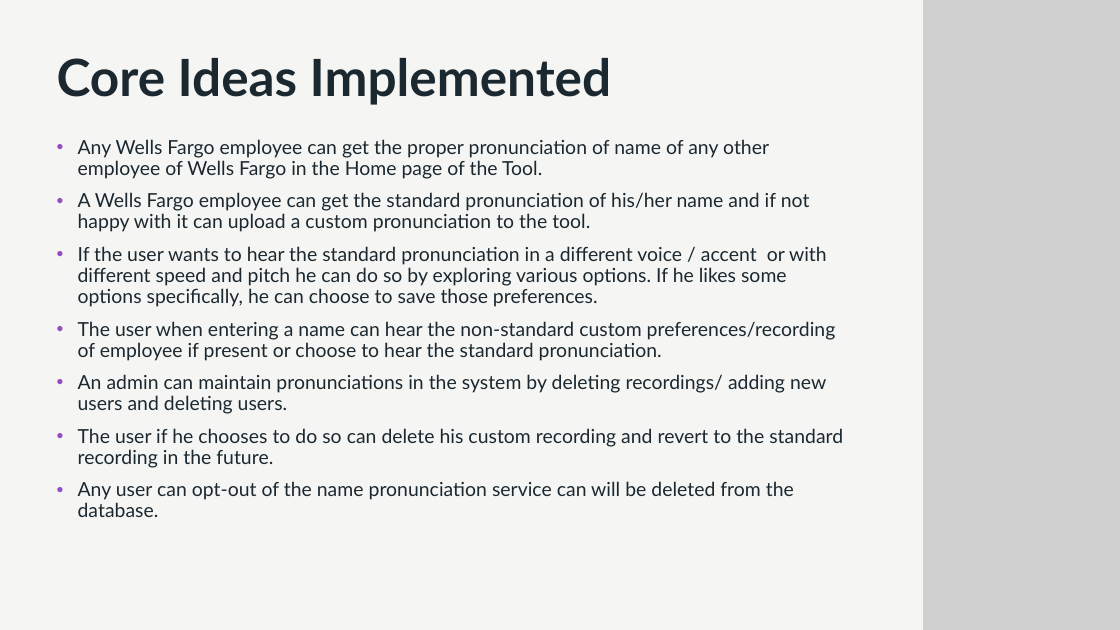
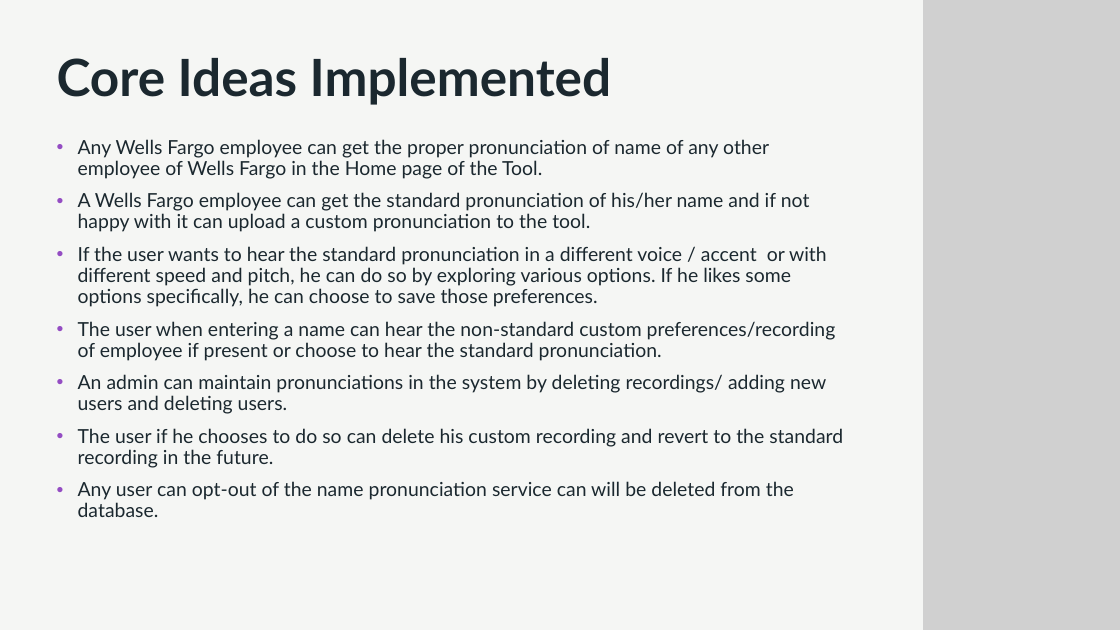
Before and after one commit to theakshaydas/Name-Pronunciation-Tool, a slide deck: slide 2 of Documentation/Presentation Deck.pptx. Drawn at 1120x630 pixels with LibreOffice and Linux fonts; fonts in the diff are those of the drawing; grey boxes stand for pictures; background and template pictures are left out. Boxes give left, top, right and bottom in pixels: in the first picture for what was removed or moved away, otherwise in the second. Text is boxed around its words. In the diff, an @@ line names an element or a change of style, - is before the commit and + after.

```diff
--- a/Documentation/Presentation Deck.pptx
+++ b/Documentation/Presentation Deck.pptx
@@ text at (x1=78, y1=246, x2=827, y2=307): text changed @@
-• If the user wants to hear the standard pronunciation in a different voice / accent or with different speed and pitch he can do so by exploring various options. If he likes some options specifically, he can choose to save those preferences.
+• If the user wants to hear the standard pronunciation in a different voice / accent or with different speed and pitch, he can do so by exploring various options. If he likes some options specifically, he can choose to save those preferences.
```
Also in this commit, not shown: 1 other slide changed, 1 slide added, 6 other files.
